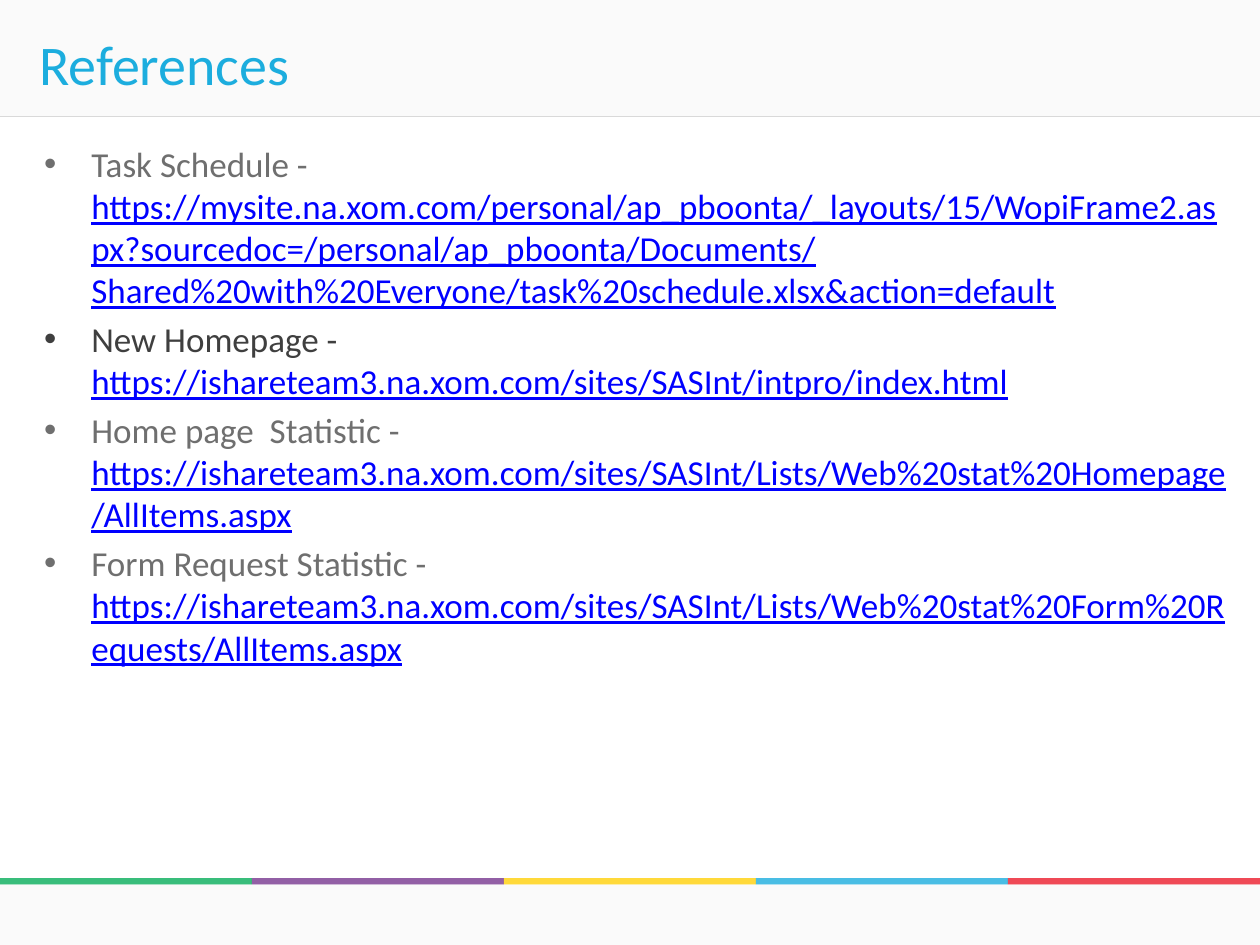
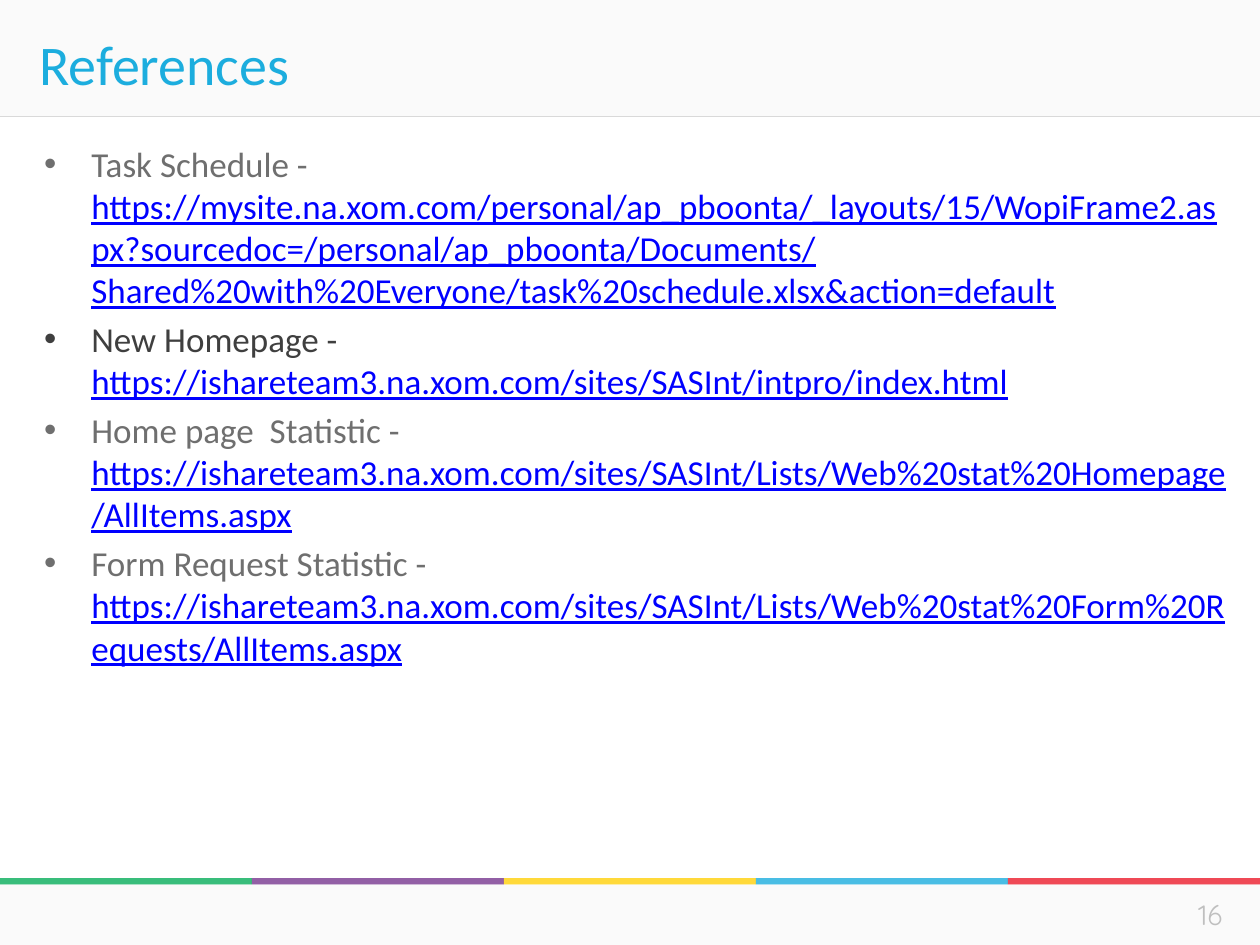
Before and after one commit to donus3/BusGoEveryWhere, a slide deck: slide 17 of Integration New Homepage.pptx (slide 16 before the commit). Drawn at 1260x945 pixels with LibreOffice and Linux fonts; fonts in the diff are those of the drawing; background and template pictures are left out. Boxes give left, top, right and bottom in pixels: in the first picture for what was removed or moved away, otherwise in the second. Text is boxed around its words. In the diff, an @@ line names an element or a change of style, - is before the commit and + after.

```diff
--- a/Integration New Homepage.pptx
+++ b/Integration New Homepage.pptx
@@ text added at (x1=1198, y1=905, x2=1222, y2=925), 16 pt, text #BFBFBF @@
+16
```
Also in this commit, not shown: 10 other slides changed, 4 slides added, 3 slides removed.
